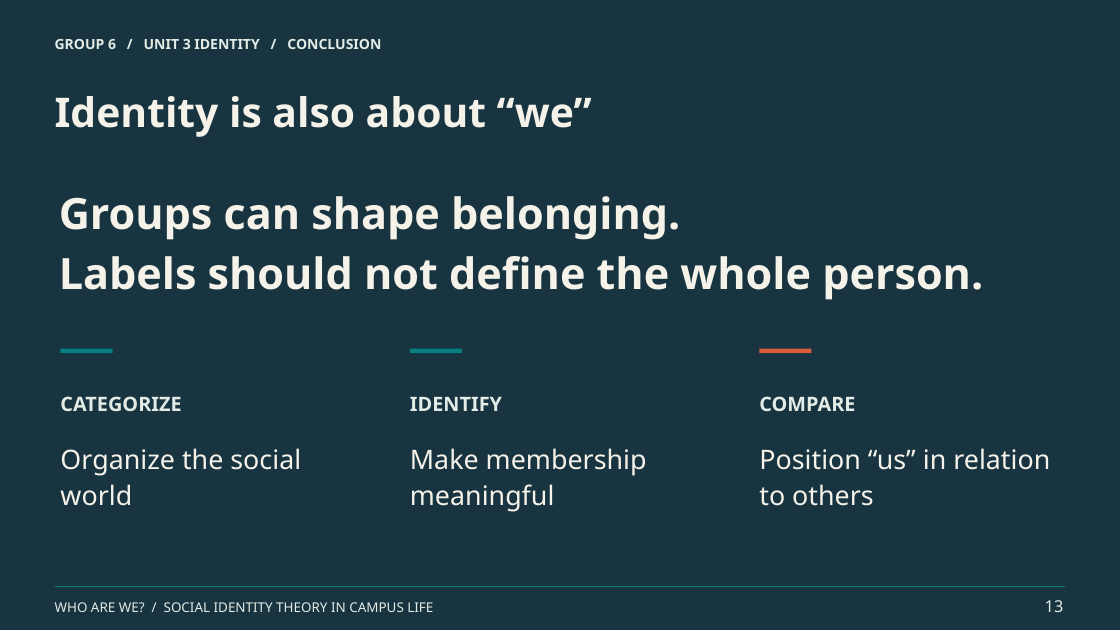
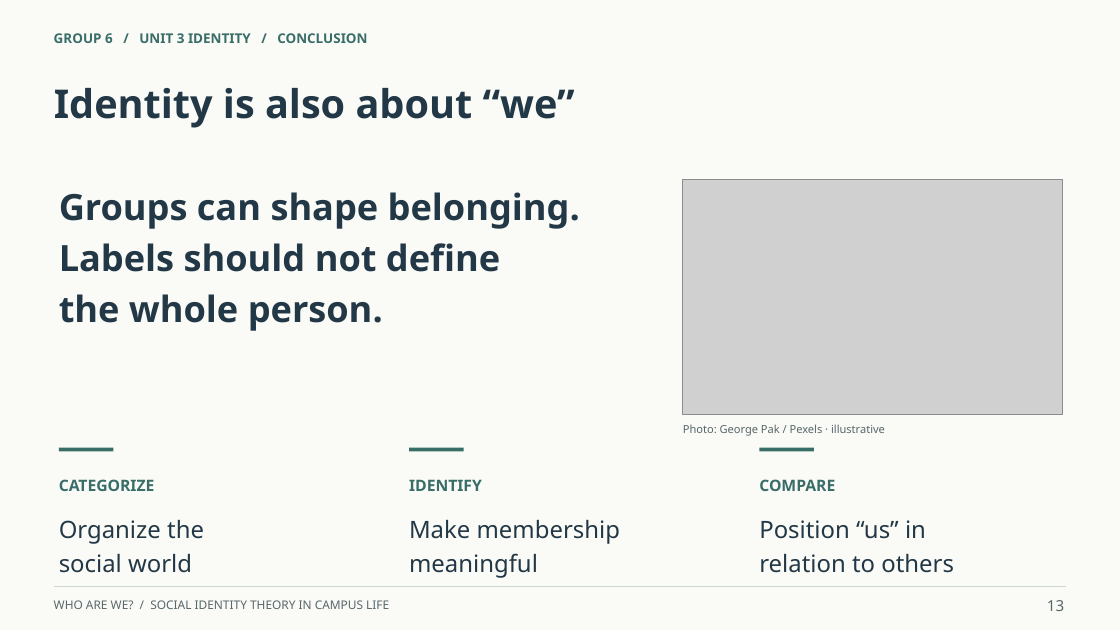
Before and after one commit to ngo769874-max/helloworld, a slide deck: slide 13 of work/deliverables/第6组_学术英语展示_Who_Are_We.pptx. Drawn at 1120x630 pixels with LibreOffice and Linux fonts; fonts in the diff are those of the drawing; grey boxes stand for pictures. Boxes give left, top, right and bottom in pixels: in the first picture for what was removed or moved away, otherwise in the second. Text is boxed around its words. In the diff, an @@ line names an element or a change of style, - is before the commit and + after.

Commit message:
Add real campus photography and unify presentation with light backgrounds

```diff
--- a/work/deliverables/第6组_学术英语展示_Who_Are_We.pptx
+++ b/work/deliverables/第6组_学术英语展示_Who_Are_We.pptx
@@ background #183440 to #FAFAF6 @@
@@ text "GROUP 6 / UNIT 3 ..." at (x1=54, y1=33, x2=367, y2=43): size 12 to 11.5 pt, text colour #E2EBE5 to #386D68 @@
@@ text "Identity is also about “we”" moved from (x1=55, y1=96, x2=592, y2=137) to (x1=54, y1=88, x2=575, y2=128) @@
@@ text "Identity is also about “we”" at (x1=54, y1=88, x2=575, y2=128): size 35 to 34 pt, text colour #F5F2E9 to #233846 @@
@@ text at (x1=59, y1=192, x2=580, y2=229): size 37 to 31 pt, text colour #F5F2E9 to #233846 in "Groups can shape belonging." @@
@@ picture added at (x1=683, y1=180, x2=1063, y2=415) @@
@@ text at (x1=59, y1=243, x2=500, y2=331): text changed; size 37 to 31 pt; text colour #F5F2E9 to #233846 @@
-Labels should not define the whole person.
+Labels should not define
+the whole person.
@@ rectangle removed at (x1=60, y1=349, x2=113, y2=354) @@
@@ rectangle removed at (x1=410, y1=349, x2=462, y2=354) @@
@@ rectangle removed at (x1=760, y1=349, x2=812, y2=354) @@
@@ rectangle added at (x1=59, y1=448, x2=113, y2=451), fill #386D68 @@
@@ rectangle added at (x1=409, y1=448, x2=464, y2=451), fill #386D68 @@
@@ text added at (x1=683, y1=424, x2=885, y2=436), 9.5 pt, text #59676B @@
+Photo: George Pak / Pexels · illustrative
@@ rectangle added at (x1=760, y1=448, x2=814, y2=451), fill #386D68 @@
@@ text "CATEGORIZE" moved from (x1=60, y1=396, x2=181, y2=411) to (x1=59, y1=479, x2=155, y2=491) @@
@@ text "IDENTIFY" moved from (x1=410, y1=397, x2=502, y2=411) to (x1=409, y1=479, x2=482, y2=491) @@
@@ size 17 to 13.5 pt, text colour #E2EBE5 to #386D68 in 3 elements at (x1=59, y1=479, x2=155, y2=491), (x1=409, y1=479, x2=482, y2=491), (x1=759, y1=479, x2=835, y2=491) @@
@@ text "COMPARE" moved from (x1=759, y1=396, x2=855, y2=411) to (x1=759, y1=479, x2=835, y2=491) @@
@@ text at (x1=59, y1=520, x2=204, y2=573): text changed; size 23 to 20.5 pt; text colour #F5F2E9 to #233846 @@
-Organize the social world
+Organize the
+social world
@@ text at (x1=409, y1=520, x2=620, y2=578): text changed; size 23 to 20.5 pt; text colour #F5F2E9 to #233846 @@
-Make membership meaningful
+Make membership
+meaningful
@@ text at (x1=759, y1=520, x2=954, y2=573): text changed; size 23 to 20.5 pt; text colour #F5F2E9 to #233846 @@
-Position “us” in relation to others
+Position “us” in
+relation to others
@@ text "WHO ARE WE? / SOCIAL ..." at (x1=54, y1=600, x2=389, y2=609): size 11.5 to 10.2 pt, text colour #E2EBE5 to #59676B @@
@@ line (54, 586) - (1066, 586): stroke #087F80 0.8 pt to #CAD7D0 0.75 pt @@
@@ text "13" at (x1=1047, y1=600, x2=1064, y2=611): size 14 to 13 pt, text colour #E2EBE5 to #59676B @@
```
Also in this commit, not shown: 15 other slides changed, 2 other files.
